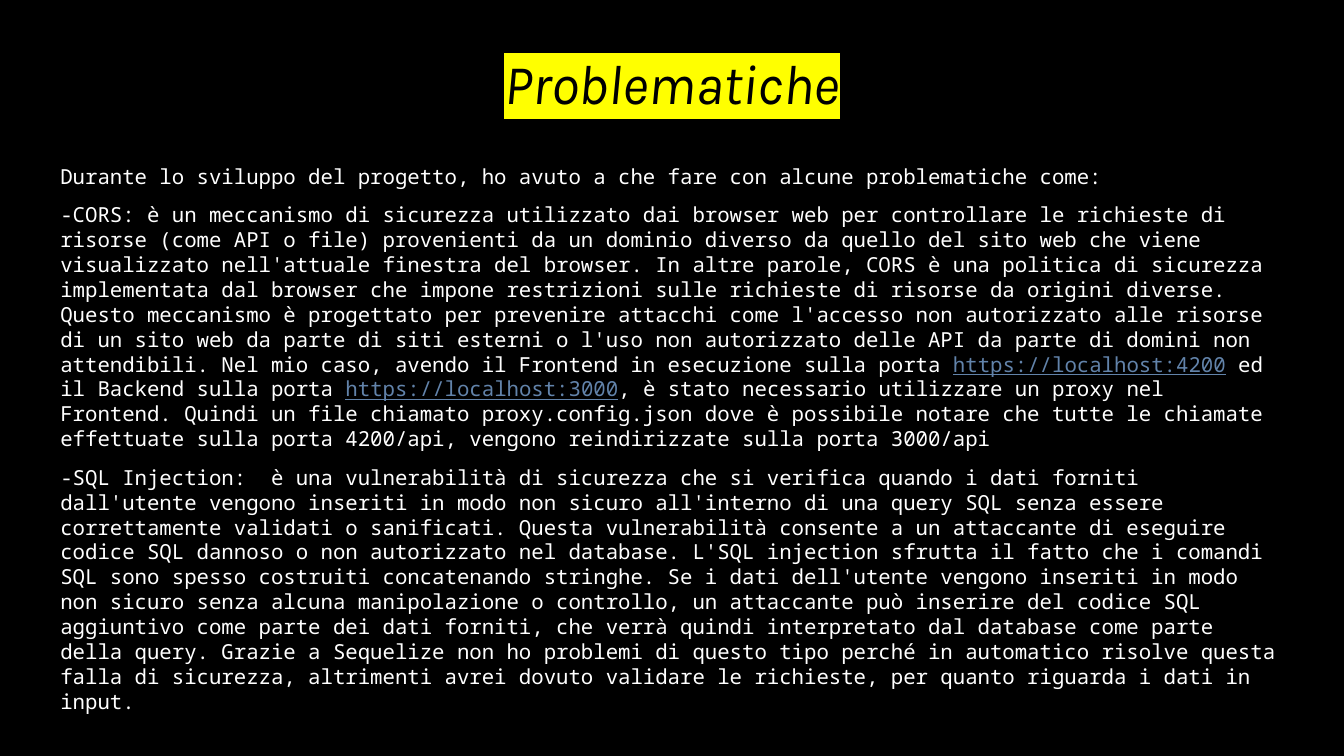
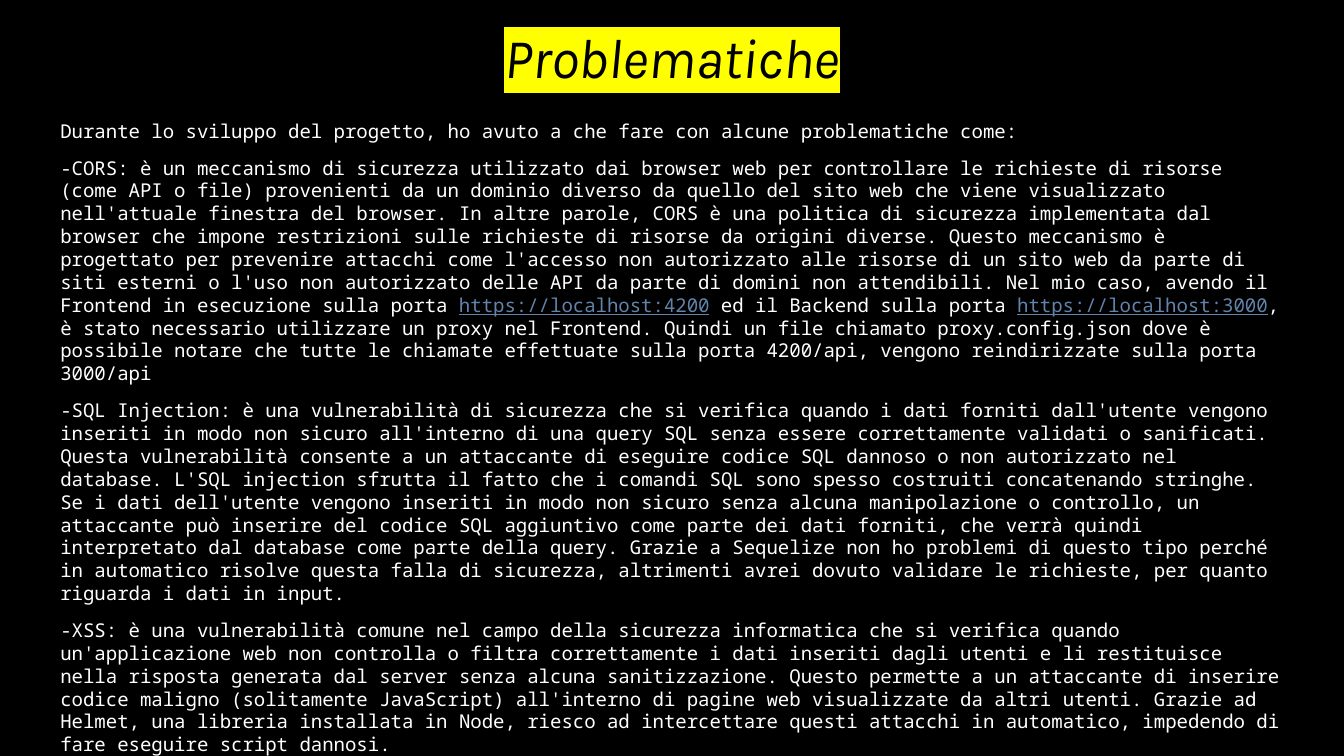
Before and after one commit to IamFab01/Cus_Camerino_2.0, a slide deck: slide 11 of Cus Camerino Slide.pptx. Drawn at 1344x756 pixels with LibreOffice and Linux fonts; fonts in the diff are those of the drawing. Boxes give left, top, right and bottom in pixels: in the first picture for what was removed or moved away, otherwise in the second. Text is boxed around its words. In the diff, an @@ line names an element or a change of style, - is before the commit and + after.

Commit message:
[UPDATE] Added XSS info

```diff
--- a/Cus Camerino Slide.pptx
+++ b/Cus Camerino Slide.pptx
@@ title "Problematiche": place and size @@
-title "Problematiche" at [504,65,839,105]
+title "Problematiche" at [504,39,839,79]
@@ text "Durante lo sviluppo del progetto, ...": place and size @@
-text "Durante lo sviluppo del progetto, ..." at [60,168,1275,714]
+text "Durante lo sviluppo del progetto, ..." at [60,123,1279,733]
@@ text at [60,123,1279,605]: size 14.8 to 13.6 pt in "Durante lo sviluppo del progetto, ho avuto ...", "-CORS: è un meccanismo di sicurezza utilizzato ...", "-SQL Injection: è una vulnerabilità di sicurezza ..." @@
@@ text at [60,622,1279,733]: paragraph added @@
+-XSS: è una vulnerabilità comune nel campo della sicurezza informatica che si verifica quando un'applicazione web non controlla o filtra correttamente i dati inseriti dagli utenti e li restituisce nella risposta generata dal server senza alcuna sanitizzazione. Questo permette a un attaccante di inserire codice maligno (solitamente JavaScript) all'interno di pagine web visualizzate da altri utenti. Grazie ad Helmet, una libreria installata in Node, riesco ad intercettare questi attacchi in automatico, impedendo di fare eseguire script dannosi.
```
